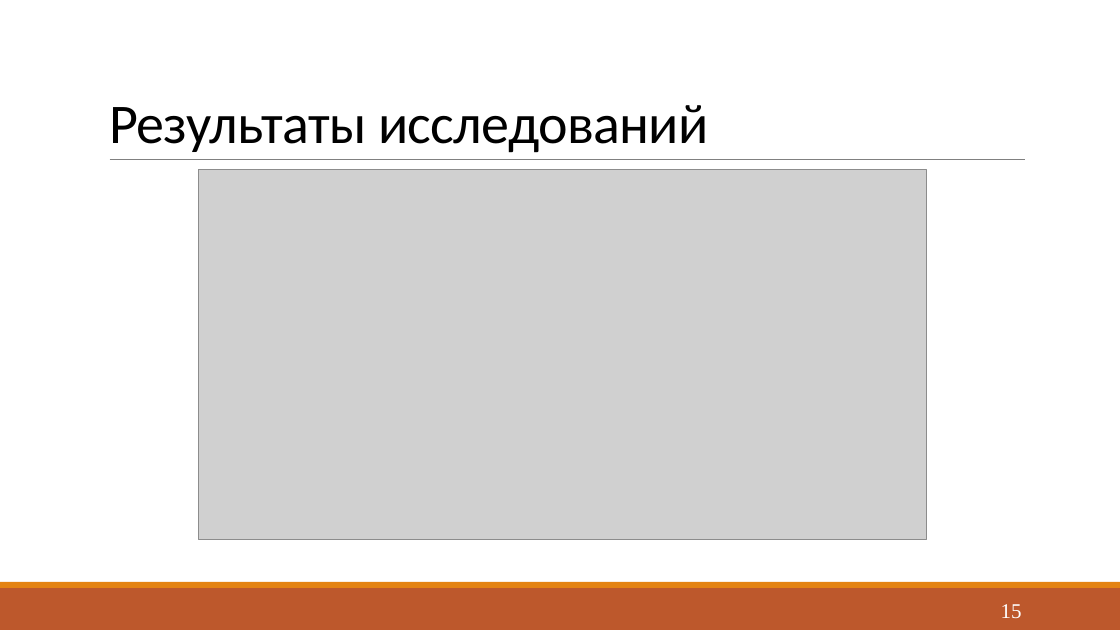
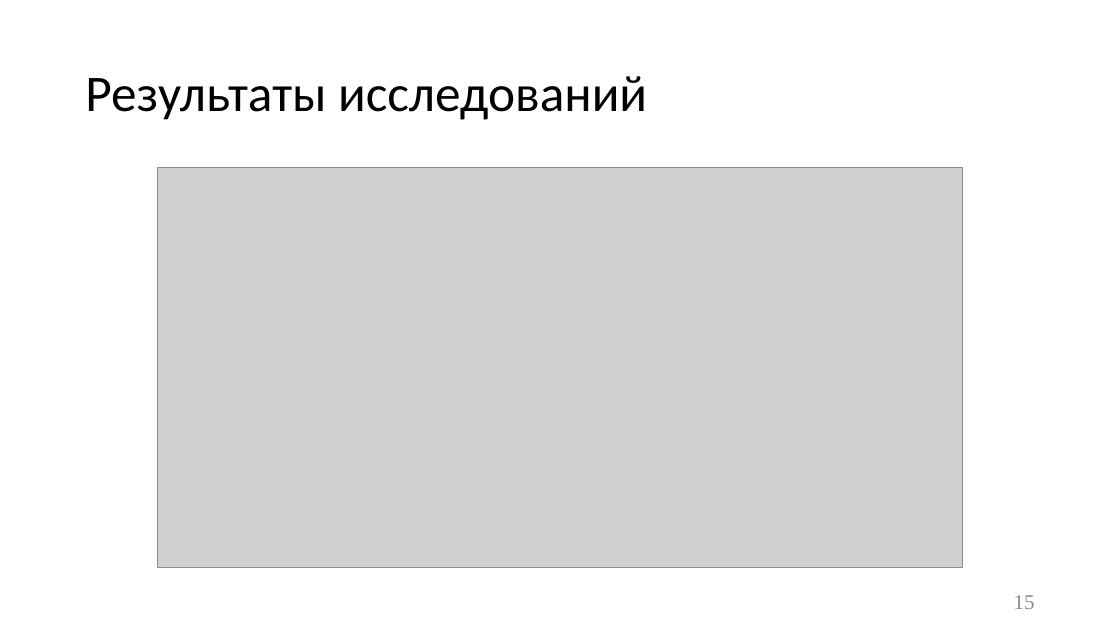
Before and after one commit to Yokud/DBCourseWork, a slide deck: slide 15 of docs/Presentation.pptx. Drawn at 1120x630 pixels with LibreOffice and Linux fonts; fonts in the diff are those of the drawing; grey boxes stand for pictures. Boxes give left, top, right and bottom in pixels: in the first picture for what was removed or moved away, otherwise in the second. Text is boxed around its words. In the diff, an @@ line names an element or a change of style, - is before the commit and + after.

```diff
--- a/docs/Presentation.pptx
+++ b/docs/Presentation.pptx
@@ title "Результаты исследований": place and size @@
-title "Результаты исследований" at [109,105,709,153]
+title "Результаты исследований" at [85,76,647,120]
@@ title "Результаты исследований" at [85,76,647,120]: size 48 to 44 pt, letter spacing -0.5 to 0 pt; line spacing 0.85 to 0.9; vertical alignment bottom to middle @@
@@ line removed from (110, 160) to (1026, 160) @@
@@ picture: place and size @@
-picture at [199,170,927,539]
+picture at [157,168,963,568]
@@ rectangle removed at [0,588,1120,630] @@
@@ rectangle removed at [0,582,1120,588] @@
@@ page number: place and size @@
-page number at [1001,604,1022,618]
+page number at [1014,595,1035,609]
@@ page number at [1014,595,1035,609]: text colour #FFFFFF to #8C8C8C @@
```
Also in this commit, not shown: 16 other slides changed, 7 other files.
